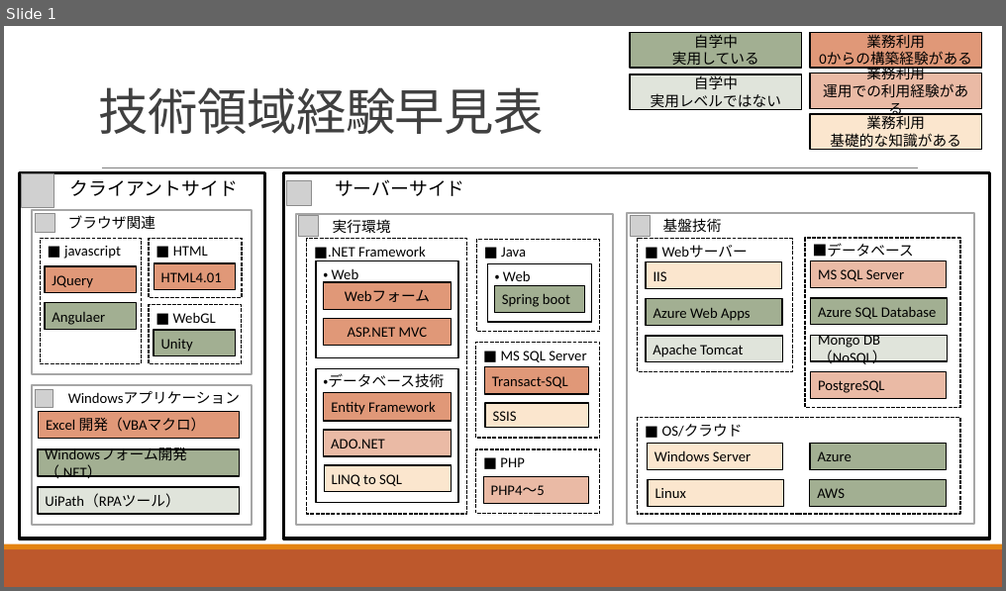
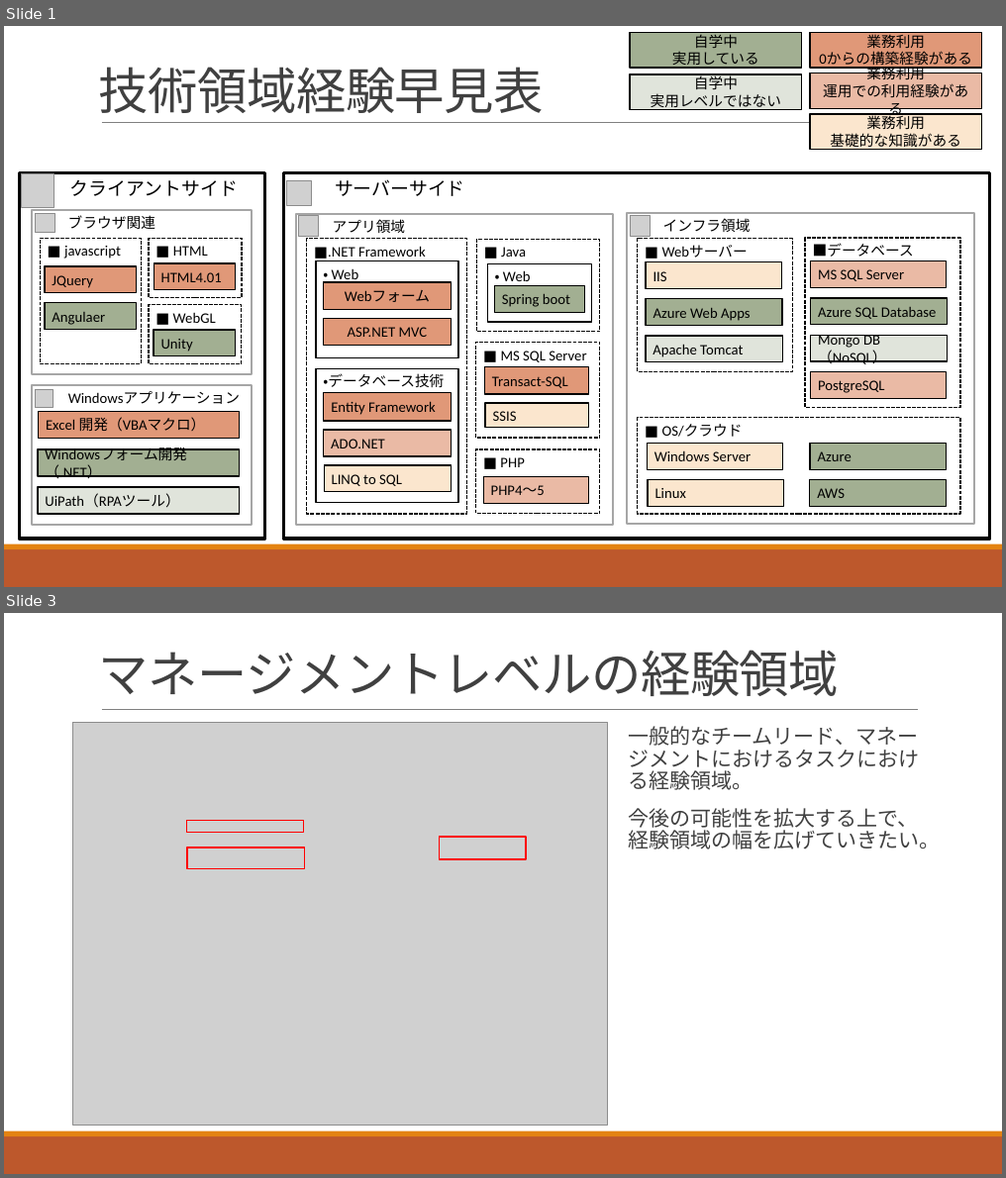
Before and after one commit to yhcodelibrary/document, a slide deck: 職務経歴早見表.pptm. Shown one above the other, each under a label of ours: slide 1 before the commit, slides 1 and 3 after it; the slides between them are not shown. The pictures are 1006x591 and 1006x1178 pixels, drawn with LibreOffice and Linux fonts; fonts in the diff are those of the drawing; grey boxes stand for pictures. Boxes give left, top, right and bottom in pixels: in the first picture for what was removed or moved away, otherwise in the second. Text is boxed around its words. In the diff, an @@ line names an element or a change of style, - is before the commit and + after.

Commit message:
業務経験更新

```diff
--- a/職務経歴早見表.pptm
+++ b/職務経歴早見表.pptm
@@ slide 3 added at [4,613,1002,1174], background #FFFFFF; not listed: 3 template elements that a slide beside it also shows @@
@@ title added at [99,650,839,696], 48 pt, text #404040 @@
+マネージメントレベルの経験領域
@@ picture added at [73,722,607,1125] @@
@@ text added at [628,726,940,850], 20 pt, text #404040 @@
+  一般的なチームリード、マネージメントにおけるタスクにおける経験領域。
+  今後の可能性を拡大する上で、経験領域の幅を広げていきたい。
@@ rectangle added at [187,821,303,833], outline #FF0000 1.25 pt @@
@@ rectangle added at [187,848,304,868], outline #FF0000 1.25 pt @@
@@ rectangle added at [440,837,526,860], outline #FF0000 1.25 pt @@
@@ slide 1 changed as well @@
@@ text "技術領域経験早見表": place and size @@
-text "技術領域経験早見表" at [99,87,544,134]
+text "技術領域経験早見表" at [99,67,544,113]
@@ line moved from (102, 169) - (918, 169) to (102, 122) - (918, 122) @@
@@ text in rectangle at [333,219,406,233]: text changed @@
-実行環境
+アプリ領域
@@ text in rectangle at [663,218,750,232]: text changed @@
-基盤技術
+インフラ領域
```
Also in this commit, not shown: 1 other slide added, 1 slide removed.
